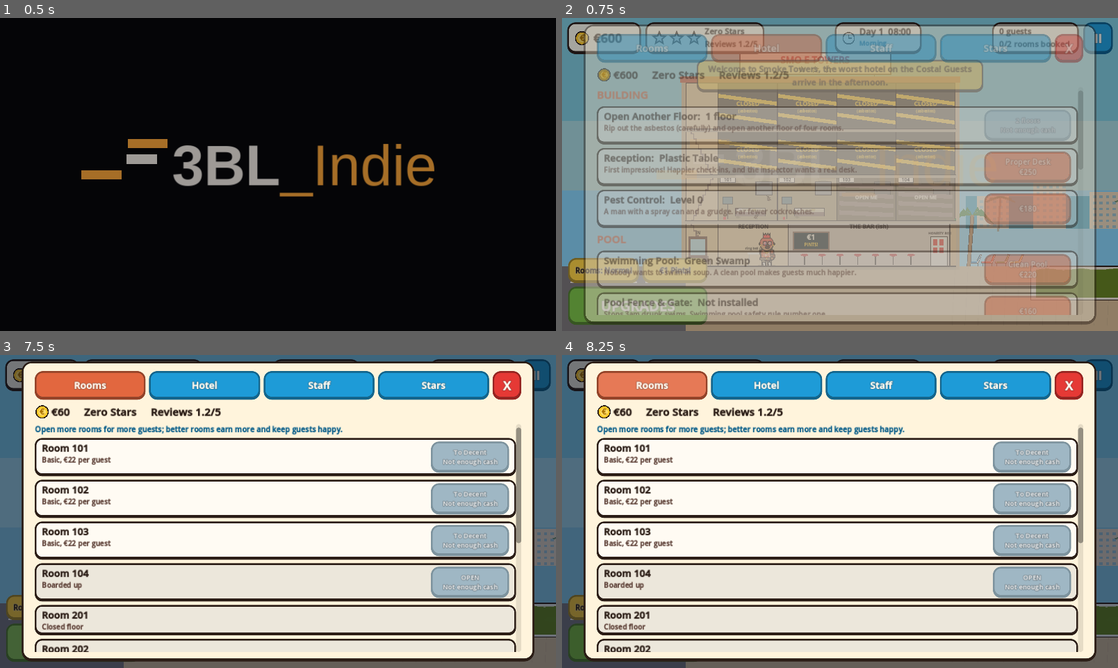
Above: before the commit, frames 1-4 (two rows, left to right).
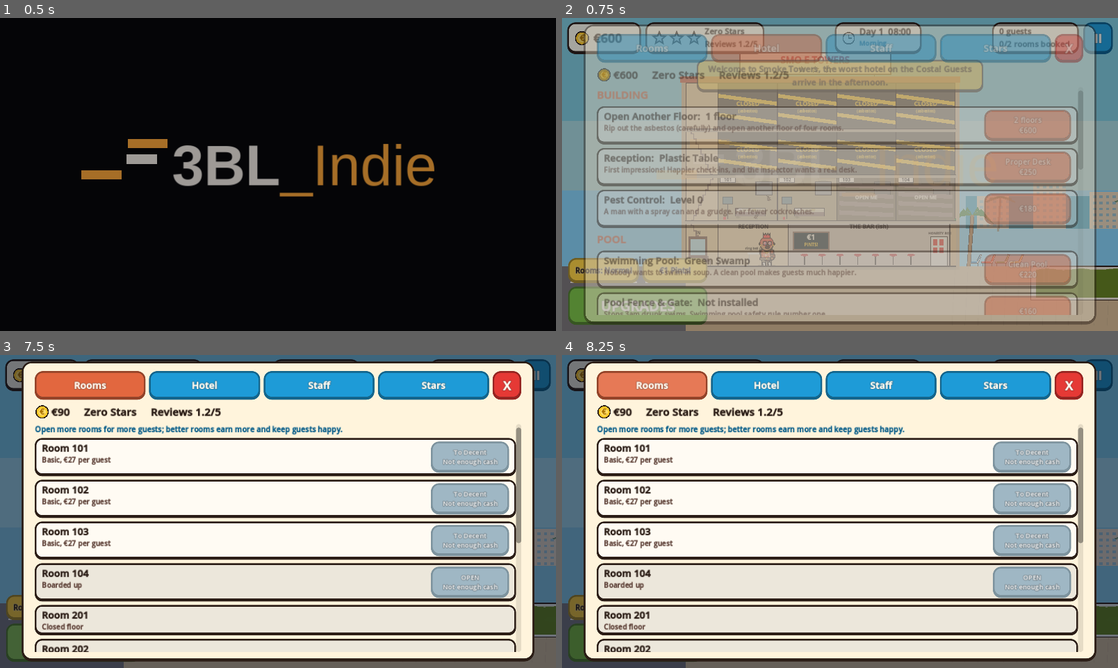
Above: after the commit, the same moments.

Repository: jamesbell2021/Animation-
Game: Godot game, scene res://tests/smoke_test.tscn
Same seed, same stepped clock (60 frames per second), same inputs: the game is played once before the commit and once after it. This scene is started directly instead of the project's main scene.
Inputs:
- Up to frame 1 (0.5 s): no input
- Up to frame 2 (0.75 s): click "NEW GAME" at 0.5 s
- Up to frame 3 (7.5 s): click "II" at 1.25 s; click "New Manager Look" at 2 s; click "New Manager Look" at 2.75 s; click "RESUME" at 3.5 s; click "Rooms: Pricey" at 4.25 s; click "€1 Pints!" at 5 s; click "€2 Pints" at 5.75 s; click "€3.50 Pints" at 6.5 s; click "UPGRADES" at 7.25 s
- Up to frame 4 (8.25 s): click "Rooms" at 8 s

Frame 1 is identical in both runs. In frame 2, 1.5% of the frame differs, in the area x 76-92%, y 29-40%; in frame 3, less than 0.1%; in frame 4, less than 0.1%.

Commit message:
Zero Star Hotel: balance pass, lounger rush, inspector fixes
- Rooms charge per guest; cheaper room upgrades, floors and first-star
  pool items so a good player reaches 1/2/3 stars around days 7/21/32
- Mums rush the loungers at Pool time; towel wars break out when they
  run out, and lounging guests leave towels behind when they swim
- Daytime pool accidents (bombing, belly-flops), not just drunk swims
- Inspector arrives at noon, only counts strikes while on site, and the
  morning heads-up lists rooms to fix
- Three-star win message, bigger loungers, camera shows the roof sign
- Smoke test bot plays like a player; optional days/speed arguments

Co-Authored-By: Claude Opus 5.5 <noreply@anthropic.com>
Claude-Session: https://claude.ai/code/session_01255KLZ91PkSJFBk5v4i9QT

Diff:
--- a/zero-star-hotel/autoload/hotel.gd
+++ b/zero-star-hotel/autoload/hotel.gd
@@ -19,8 +19,8 @@
 	"Matching curtains, working shower, a kettle.",
 	"Fresh paint, air-con, a telly from this century.",
 ]
-const QUALITY_COST := [130.0, 380.0, 850.0]
-const BASE_RATE := [11.0, 16.0, 23.0, 32.0]   # per guest, per night
+const QUALITY_COST := [120.0, 300.0, 600.0]
+const BASE_RATE := [12.0, 20.0, 32.0, 48.0]   # per guest, per night
 const REVIEW_WINDOW := 12
 const MAX_STRIKES := 2
 
@@ -121,7 +121,7 @@
 
 
 func room_rate(i: int) -> float:
-	return roundf(BASE_RATE[int(rooms[i].quality)] * Economy.room_mult() * (1.0 + 0.2 * stars))
+	return roundf(BASE_RATE[int(rooms[i].quality)] * Economy.room_mult() * (1.0 + 0.35 * stars))
 
 
 func free_rooms() -> Array:
@@ -422,8 +422,28 @@
 	return inspection_day == GameManager.day
 
 
+## True only while the inspector is actually walking round (set by the hotel scene).
+var inspector_on_site := false
+
+
+## Problems the inspector would spot right now, for the morning heads-up.
+func inspection_problems() -> Array:
+	var out := []
+	for i in ROOMS:
+		var r: Dictionary = rooms[i]
+		if not r.open:
+			continue
+		if int(r.roaches) > 0:
+			out.append("cockroaches in %s" % room_label(i))
+		elif float(r.dirt) > 65.0:
+			out.append("%s is filthy" % room_label(i))
+		elif int(r.damage) > 0:
+			out.append("%s is smashed up" % room_label(i))
+	return out
+
+
 func add_strike(why: String) -> void:
-	if not inspector_visiting():
+	if not inspector_visiting() or not inspector_on_site:
 		return
 	strikes += 1
 	GameManager.notify("Inspector saw: %s (%d/%d strikes)" % [why, strikes, MAX_STRIKES + 1], "bad")
--- a/zero-star-hotel/autoload/upgrades.gd
+++ b/zero-star-hotel/autoload/upgrades.gd
@@ -9,7 +9,7 @@
 
 const DEFS := {
 	"floors": {
-		"name": "Open Another Floor", "category": "Building", "max": 2, "cost": 900.0, "growth": 2.6,
+		"name": "Open Another Floor", "category": "Building", "max": 2, "cost": 600.0, "growth": 2.5,
 		"levels": ["1 floor", "2 floors", "3 floors"],
 		"desc": "Rip out the asbestos (carefully) and open another floor of four rooms.",
 	},
--- a/zero-star-hotel/data/guest_types.gd
+++ b/zero-star-hotel/data/guest_types.gd
@@ -71,7 +71,7 @@
 			"lads": w = 4.0 - stars * 1.0
 			"hens": w = 2.5 - stars * 0.5
 			"backpackers": w = 2.0 - stars * 0.4
-			"mums": w = 2.0
+			"mums": w = 2.6
 			"family": w = 1.0 + stars * 1.0
 			"couples": w = 0.8 + stars * 0.8
 			"pensioners": w = 1.5 + stars * 0.5
--- a/zero-star-hotel/data/lines.gd
+++ b/zero-star-hotel/data/lines.gd
@@ -43,7 +43,7 @@
 
 const INCIDENT_TEXT := {
 	"music": ["Room %s is having a rave!", "Bass is shaking room %s!"],
-	"fight": ["Fight at the bar!", "Two lads are scrapping!", "Punch-up by the pool!"],
+	"fight": ["Fight at the bar!", "Two lads are scrapping!", "Punch-up at the bar!"],
 	"vandal": ["Someone's trashing room %s!", "A telly just flew out of room %s!"],
 	"theft": ["A thief is sneaking around!", "Someone's nicking towels!"],
 	"pool": ["Someone's flailing in the pool!", "Drunk belly-flop! Help!"],
@@ -55,7 +55,7 @@
 	"fight": ["Fight broken up!", "Everyone's friends again. Probably."],
 	"vandal": ["Vandal stopped!", "The telly survives. Just."],
 	"theft": ["Thief chased off!", "Towels saved!"],
-	"pool": ["Rescued! Nobody drowns at Hotel Paradiso!", "Saved! Arm bands for everyone."],
+	"pool": ["Rescued! Nobody drowns on my watch!", "Saved! Arm bands for everyone."],
 	"lounger": ["Lounger war settled.", "Peace by the pool. Towels down."],
 	"roach": ["Squashed!"],
 }
@@ -139,7 +139,7 @@
 static func money(amount: float) -> String:
 	if absf(amount) >= 10000.0:
 		return "€%sk" % String.num(amount / 1000.0, 1)
-	if absf(amount - roundf(amount)) < 0.005 or absf(amount) >= 50.0:
+	if absf(amount - roundf(amount)) < 0.005 or absf(amount) >= 10.0:
 		return "€%d" % int(roundf(amount))
 	return "€%.2f" % amount
 
--- a/zero-star-hotel/scripts/ui/day_summary.gd
+++ b/zero-star-hotel/scripts/ui/day_summary.gd
@@ -33,6 +33,14 @@
 		if insp.passed:
 			AudioManager.play_sfx("star")
 			AudioManager.play_sfx("cheer")
+			if Hotel.stars >= 3:
+				var win := UITheme.title("THREE STARS! YOU DID IT!", 40)
+				win.horizontal_alignment = HORIZONTAL_ALIGNMENT_CENTER
+				v.add_child(win)
+				var sub_l := UITheme.label("From health hazard to proper hotel in %d days. Keep going for the money (and the reviews)!" % int(summary.get("day", 1)), 18, UITheme.SEA_DARK)
+				sub_l.autowrap_mode = TextServer.AUTOWRAP_WORD_SMART
+				sub_l.horizontal_alignment = HORIZONTAL_ALIGNMENT_CENTER
+				v.add_child(sub_l)
 	var cols := HBoxContainer.new()
 	cols.add_theme_constant_override("separation", 18)
 	cols.size_flags_vertical = Control.SIZE_EXPAND_FILL
--- a/zero-star-hotel/scripts/world/guest.gd
+++ b/zero-star-hotel/scripts/world/guest.gd
@@ -151,7 +151,15 @@
 				avatar.set_pose(VendorAvatar.Pose.SWIM)
 				world.pool_risk_tick(self, delta)
 			if _think <= 0.0:
-				_decide()
+				if state == S.LOUNGE and _rng.randf() < 0.35:
+					# Off for a dip. The towel stays on the lounger, obviously.
+					state = S.SWIM
+					position = HotelLayout.swim_spot(_rng)
+					avatar.set_pose(VendorAvatar.Pose.SWIM)
+					_think = _rng.randf_range(6.0, 14.0)
+					world.guest_at_pool(self, true)
+				else:
+					_decide()
 		S.TO_BAR:
 			if step_path(delta):
 				state = S.DRINK
@@ -224,14 +232,7 @@
 			weights["pool"] = 0.4  # a drunken night swim. What could go wrong?
 	match GuestTypes.weighted_pick(weights, _rng):
 		"pool":
-			_leave_spots()
-			state = S.TO_POOL
-			avatar.set_pose(VendorAvatar.Pose.IDLE)
-			lounger = world.claim_lounger(self)
-			if lounger >= 0:
-				go_to(HotelLayout.lounger(lounger))
-			else:
-				go_to(HotelLayout.swim_spot(_rng))
+			go_pool()
 		"bar":
 			_leave_spots()
 			stool = world.claim_stool(self)
@@ -254,6 +255,18 @@
 				_think = _rng.randf_range(6.0, 14.0)
 
 
+## Head for the pool, bagging a sunlounger if there's one left.
+func go_pool() -> void:
+	_leave_spots()
+	state = S.TO_POOL
+	avatar.set_pose(VendorAvatar.Pose.IDLE)
+	lounger = world.claim_lounger(self)
+	if lounger >= 0:
+		go_to(HotelLayout.lounger(lounger))
+	else:
+		go_to(HotelLayout.swim_spot(_rng))
+
+
 func _arrive_pool() -> void:
 	if lounger >= 0:
 		state = S.LOUNGE
--- a/zero-star-hotel/scripts/world/hotel_world.gd
+++ b/zero-star-hotel/scripts/world/hotel_world.gd
@@ -38,6 +38,7 @@
 func _ready() -> void:
 	_rng.randomize()
 	name = "HotelWorld"
+	Hotel.inspector_on_site = false
 	_build()
 	GameManager.day_ended.connect(_on_day_ended)
 	GameManager.phase_changed.connect(_on_phase)
@@ -59,6 +60,9 @@
 		GameManager.notify("Day %d at %s. %s" % [GameManager.day, Hotel.name_of_hotel, Lines.STAR_TITLES[Hotel.stars]], "info")
 	if Hotel.inspector_visiting():
 		GameManager.notify("The star inspector arrives at NOON. Clean every room and squash every cockroach!", "warning")
+		var problems := Hotel.inspection_problems()
+		if not problems.is_empty():
+			GameManager.notify("Fix before noon: %s." % ", ".join(problems.slice(0, 5)), "bad")
 
 
 func _build() -> void:
@@ -161,6 +165,18 @@
 
 func _on_phase(phase: String) -> void:
 	match phase:
+		"Pool time":
+			# The great lounger rush: mums (and anyone else keen) charge out with their towels.
+			var rush := 0
+			for g: Guest in guests:
+				if not g.is_present() or g.is_busy() or g.child or g.state != Guest.S.ROOM:
+					continue
+				var keen: float = {"mums": 0.9, "hens": 0.5, "lads": 0.35, "family": 0.5}.get(g.type_id, 0.25)
+				if g.lounger < 0 and _rng.randf() < keen:
+					g.go_pool()
+					rush += 1
+			if rush > Upgrades.lounger_count():
+				GameManager.notify("The lounger rush is on! Towels at the ready...", "warning")
 		"Happy hour":
 			AudioManager.play_music("night")
 			GameManager.notify("Happy hour! The bar is open. %s" % Economy.PINT_PRICES[Economy.pint_price_index].name, "info")
@@ -243,12 +259,20 @@
 		return
 	if Upgrades.level("pool") == 0 and _rng.randf() < 0.4:
 		guest.say("Something touched my leg!", "bad", 1.6)
-	# Sunlounger war: a mum without a lounger eyes up one already taken.
-	if guest.type_id == "mums" and Upgrades.lounger_count() <= loungers.size():
-		for other: Guest in loungers.values():
-			if other.type_id == "mums" and other.group_id != guest.group_id and not other.is_busy():
-				_start_lounger_war(guest, other)
-				return
+	# Sunlounger war: no lounger left, so somebody's towel has to go. The mums never back down.
+	if guest.lounger >= 0 or Upgrades.lounger_count() > loungers.size():
+		return
+	var temper: float = {"mums": 0.85, "hens": 0.35, "lads": 0.2}.get(guest.type_id, 0.08)
+	if _rng.randf() > temper / Upgrades.lounger_count() * 4.0:
+		return
+	var target: Guest = null
+	for other: Guest in loungers.values():
+		if other.group_id == guest.group_id or other.is_busy() or other.incident:
+			continue
+		if target == null or (other.type_id == "mums" and target.type_id != "mums"):
+			target = other
+	if target:
+		_start_lounger_war(guest, target)
 
 
 # --- Seats --------------------------------------------------------------------------------------
@@ -317,7 +341,8 @@
 func pool_risk_tick(guest: Guest, delta: float) -> void:
 	if guest.is_busy():
 		return
-	var risk := 0.0
+	# Bombing, belly-flops, "watch this!"... the swamp doesn't help.
+	var risk := 0.0008 + 0.0015 * float(guest.type_def().trouble)
 	if guest.child:
 		risk = 0.004
 	if guest.drunk >= 2.0:
@@ -361,7 +386,13 @@
 
 
 func _start_lounger_war(a: Guest, b: Guest) -> void:
-	_start_incident("lounger", b.position, [a, b])
+	# The challenger storms out of the pool and squares up, towel in hand.
+	var spot := HotelLayout.lounger(b.lounger) if b.lounger >= 0 else b.position
+	a.position = spot + Vector2(34, 0)
+	b.position = spot + Vector2(-20, 0)
+	a.face(b.position)
+	b.face(a.position)
+	_start_incident("lounger", spot, [a, b])
 
 
 func _start_incident(kind: String, at: Vector2, involved: Array, room := -1) -> Incident:
@@ -822,8 +853,16 @@
 	inspector = Visitor.new()
 	actors.add_child(inspector)
 	inspector.setup_inspector(self, tour)
+	Hotel.inspector_on_site = true
+	inspector.tree_exiting.connect(_on_inspector_left)
 	GameManager.notify("The star inspector has arrived! Clipboard at the ready.", "warning")
 	AudioManager.play_sfx("event")
+
+
+func _on_inspector_left() -> void:
+	Hotel.inspector_on_site = false
+	if Hotel.inspector_visiting():
+		GameManager.notify("The inspector has gone. Verdict tonight (%d/%d strikes)." % [Hotel.strikes, Hotel.MAX_STRIKES + 1], "info")
 
 
 func _inspect_room(i: int) -> void:
--- a/zero-star-hotel/tests/smoke_test.gd
+++ b/zero-star-hotel/tests/smoke_test.gd
@@ -192,6 +192,14 @@
 		if not is_instance_valid(world) or world.is_queued_for_deletion():
 			break
 		max_guests = maxi(max_guests, world.guests.size())
+		# Like a player who read the morning heads-up: fix rooms before the inspector comes.
+		if Hotel.inspector_visiting() and GameManager.hour < 12.0 and world.manager.queue.size() < 2:
+			for i in Hotel.ROOMS:
+				var r: Dictionary = Hotel.rooms[i]
+				if r.open and int(r.damage) > 0:
+					world.manager_repair(i)
+				elif r.open and (float(r.dirt) > 60.0 or int(r.roaches) > 0):
+					world.manager_clean(i)
 		for inc in world.incidents:
 			kinds_seen[inc.kind] = true
 			if not inc.done and inc.claimed_by == null:
--- a/zero-star-hotel/tools/screenshots.gd
+++ b/zero-star-hotel/tools/screenshots.gd
@@ -72,8 +72,13 @@
 	world.camera.position = Vector2(1300, 600)
 	await wait(0.5)
 	await shot("afternoon")
-	world.camera.position = Vector2(1900, 640)
-	await wait(0.3)
+	# A towel war on the terrace.
+	var at_pool: Array = world.guests.filter(func(x): return x.is_present() and not x.is_busy())
+	if at_pool.size() >= 2:
+		at_pool[0].lounger = world.claim_lounger(at_pool[0])
+		world._start_lounger_war(at_pool[1], at_pool[0])
+	world.camera.position = Vector2(1600, 600)
+	await wait(0.6)
 	await shot("pool")
 	# Stage some chaos for the camera.
 	var g: Array = world.guests.filter(func(x): return x.is_present())
